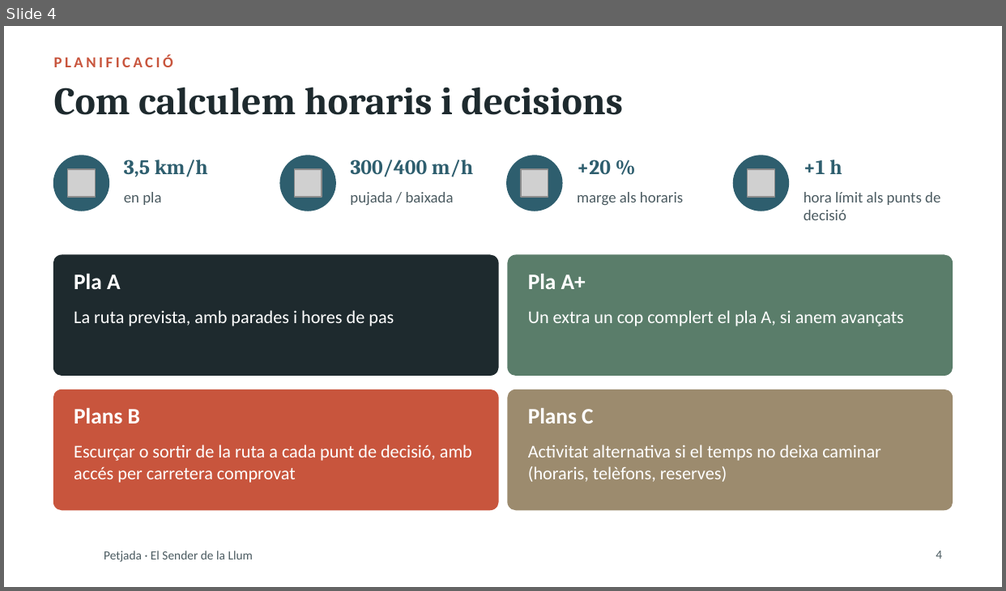
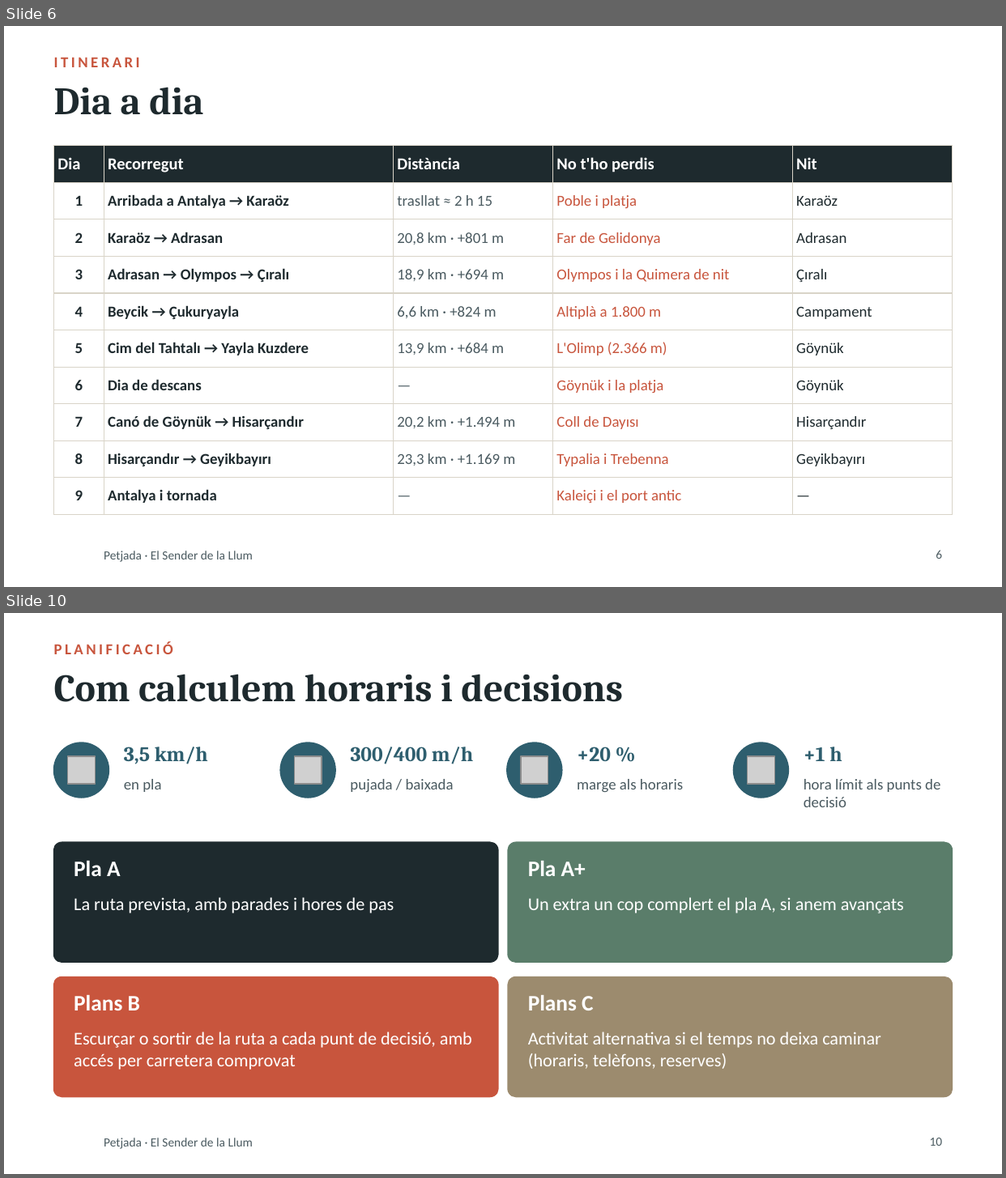
Before and after one commit to stosalca/sender-de-la-llum, a slide deck: Presentacio_2_Petjada.pptx. Shown one above the other, each under a label of ours: slide 4 before the commit, slides 6 and 10 after it; the slides between them are not shown. The pictures are 1006x591 and 1006x1178 pixels, drawn with LibreOffice and Linux fonts; fonts in the diff are those of the drawing; grey boxes stand for pictures; background and template pictures are left out. Boxes give left, top, right and bottom in pixels: in the first picture for what was removed or moved away, otherwise in the second. Text is boxed around its words. In the diff, an @@ line names an element or a change of style, - is before the commit and + after.

```diff
--- a/Presentacio_2_Petjada.pptx
+++ b/Presentacio_2_Petjada.pptx
@@ slide 6 added at bbox=[4, 26, 1002, 587], background #FFFFFF; not listed: 1 template element that a slide beside it also shows @@
@@ text added at bbox=[54, 58, 140, 67], 11 pt, text #C8553D, bold @@
+ITINERARI
@@ title added at bbox=[54, 87, 203, 115], 28 pt, text #1E2A2E, bold @@
+Dia a dia
@@ table added at bbox=[54, 146, 952, 506], 10 rows, 5 columns @@
+Dia | Recorregut | Distància | No t'ho perdis | Nit
+1 | Arribada a Antalya → Karaöz | trasllat ≈ 2 h 15 | Poble i platja | Karaöz
+2 | Karaöz → Adrasan | 20,8 km · +801 m | Far de Gelidonya | Adrasan
+3 | Adrasan → Olympos → Çıralı | 18,9 km · +694 m | Olympos i la Quimera de nit | Çıralı
+4 | Beycik → Çukuryayla | 6,6 km · +824 m | Altiplà a 1.800 m | Campament
+5 | Cim del Tahtalı → Yayla Kuzdere | 13,9 km · +684 m | L'Olimp (2.366 m) | Göynük
+6 | Dia de descans | — | Göynük i la platja | Göynük
+7 | Canó de Göynük → Hisarçandır | 20,2 km · +1.494 m | Coll de Dayısı | Hisarçandır
+8 | Hisarçandır → Geyikbayırı | 23,3 km · +1.169 m | Typalia i Trebenna | Geyikbayırı
+9 | Antalya i tornada | — | Kaleiçi i el port antic | —
@@ page number added at bbox=[936, 550, 942, 559], 9 pt, text #4A5A60 @@
+6
@@ what was slide 4 is now slide 10 @@
@@ page number at bbox=[930, 1138, 943, 1146]: text changed @@
-4
+10
```
Also in this commit, not shown: 4 slides changed, 6 other slides added, 1 slide removed, 26 other files.
